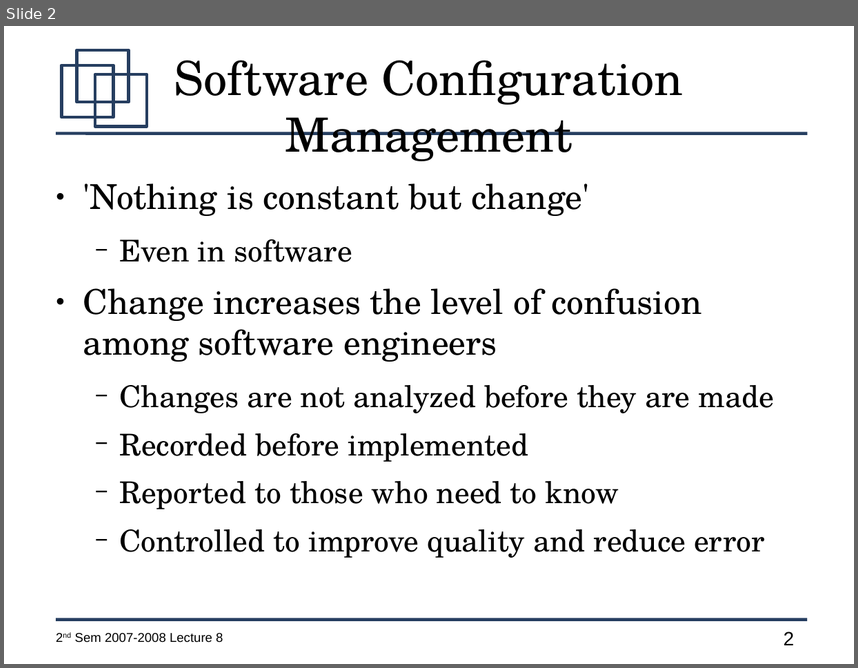
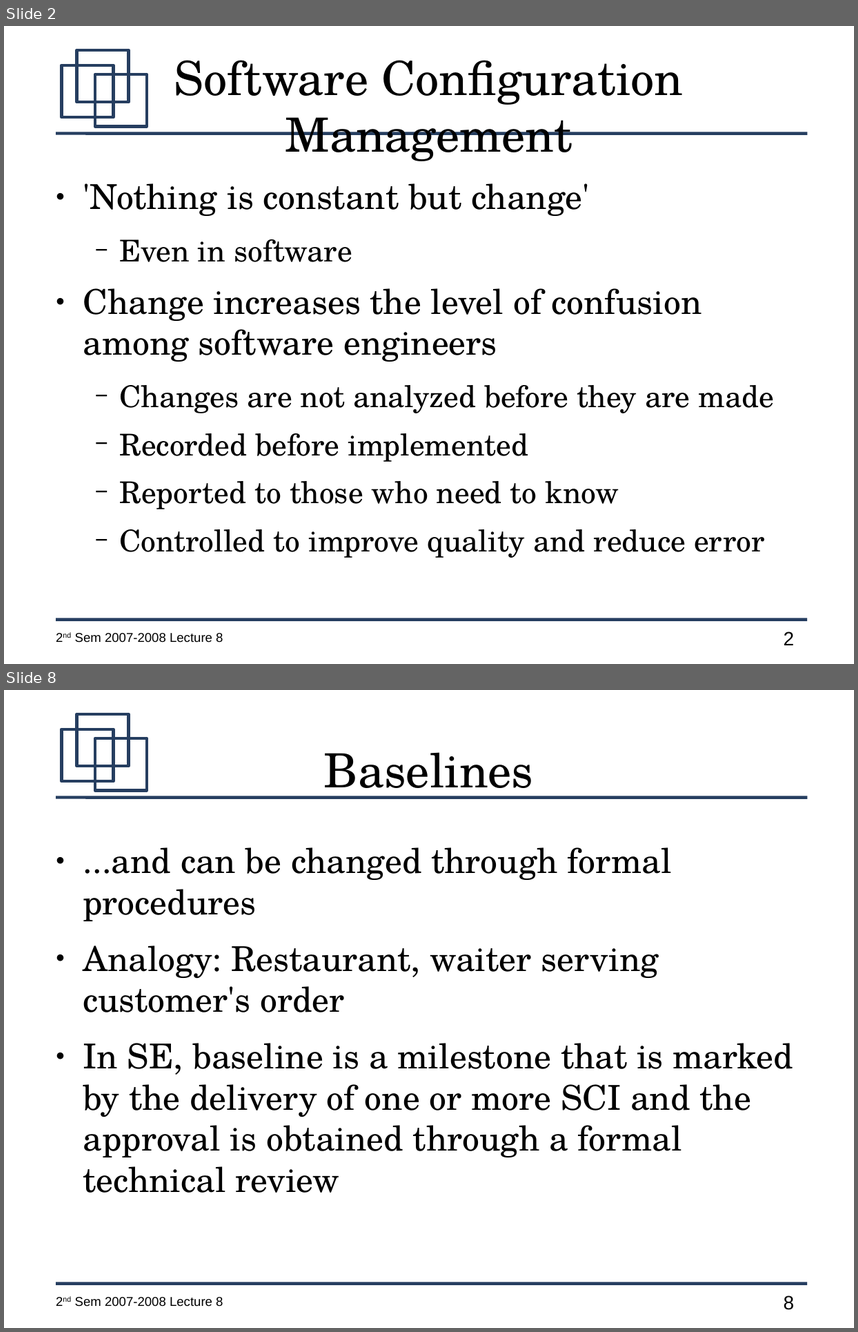
Before and after one commit to jachermocilla/jach-homepage, a slide deck: CMSC128-2nd-Sem-2007-L8.odp. Shown one above the other, each under a label of ours: slide 2 before the commit, slides 2 and 8 after it; the slides between them are not shown. The pictures are 858x668 and 858x1332 pixels, drawn with LibreOffice and Linux fonts; fonts in the diff are those of the drawing. Boxes give left, top, right and bottom in pixels: in the first picture for what was removed or moved away, otherwise in the second. Text is boxed around its words. In the diff, an @@ line names an element or a change of style, - is before the commit and + after.

```diff
--- a/CMSC128-2nd-Sem-2007-L8.odp
+++ b/CMSC128-2nd-Sem-2007-L8.odp
@@ slide 8 added at box(4, 690, 854, 1328), background #FFFFFF; not listed: 7 template elements that a slide beside it also shows @@
@@ title added at box(324, 752, 534, 799), 44 pt, text #000000 @@
+Baselines
@@ text added at box(83, 847, 793, 1192), 32 pt, text #000000 @@
+● ...and can be changed through formal procedures
+● Analogy: Restaurant, waiter serving customer's order
+● In SE, baseline is a milestone that is marked by the delivery of one or more SCI and the approval is obtained through a formal technical review
```
Also in this commit, not shown: 2 slides changed, 19 other slides added, 1 slide removed.
